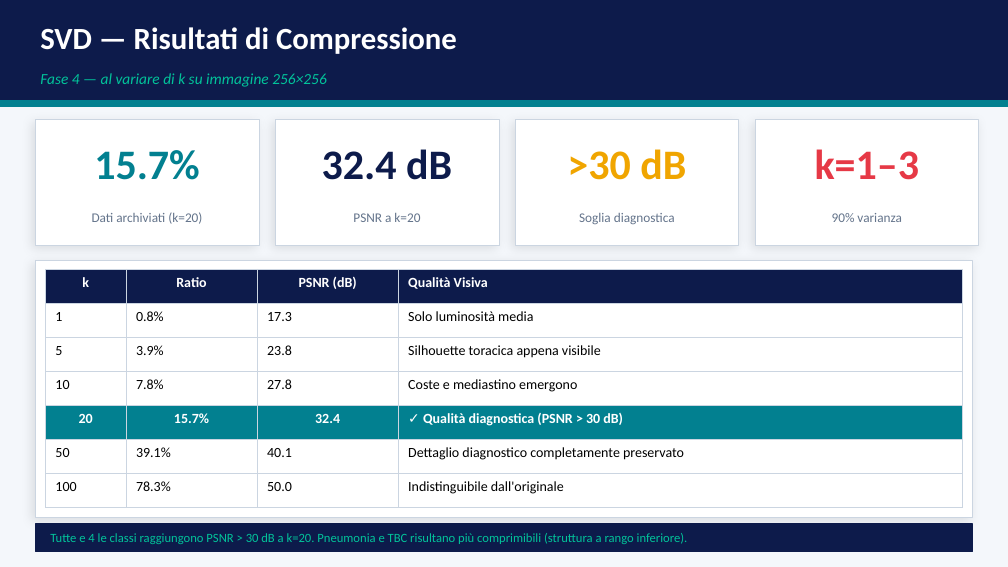
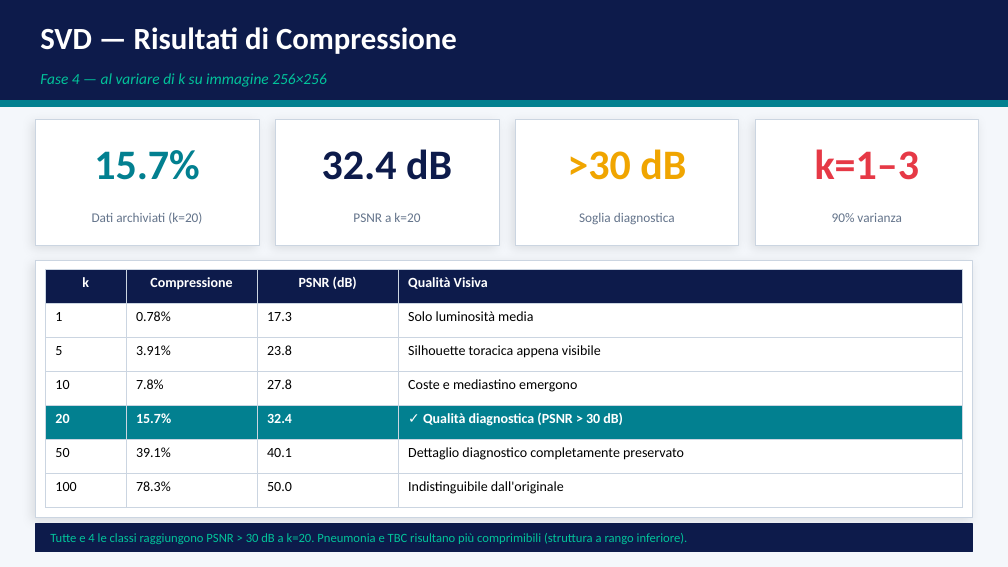
Before and after one commit to andreapatruno1/Image-Compression-and-Analysis, a slide deck: slide 7 of docs/SVD e PCA per l'analisi di immagini mediche.pptx. Drawn at 1008x567 pixels with LibreOffice and Linux fonts; fonts in the diff are those of the drawing. Boxes give left, top, right and bottom in pixels: in the first picture for what was removed or moved away, otherwise in the second. Text is boxed around its words. In the diff, an @@ line names an element or a change of style, - is before the commit and + after.

```diff
--- a/docs/SVD e PCA per l'analisi di immagini mediche.pptx
+++ b/docs/SVD e PCA per l'analisi di immagini mediche.pptx
@@ table at <box>45,269,963,508</box> @@
-row 1, column 2: Ratio
+row 1, column 2: Compressione
-row 2, column 2: 0.8%
+row 2, column 2: 0.78%
-row 3, column 2: 3.9%
+row 3, column 2: 3.91%
@@ alignment centre to left @@
```
Also in this commit, not shown: 9 other slides changed, 5 other files.
